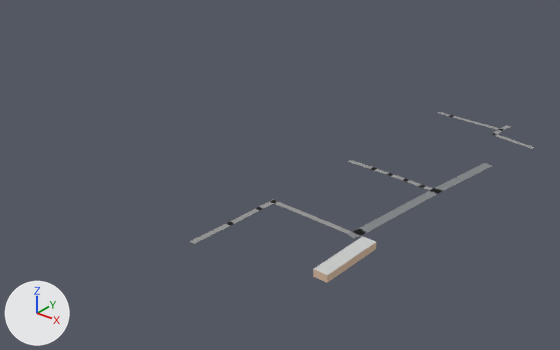
Two versions of the glTF model godot/shahar/bolak_-16_-2.glb, one commit apart.
One viewpoint serves both versions: a camera (50 mm lens) standing at (699.0, -830.0, 348.0) and looking at (215.0, -225.0, -27.0). Arrows for +X, +Y and +Z are at lower left; the lights stay in place. The older version comes first. Objects named as collision shapes, trigger or cutter boxes, shadow casters or lower levels of detail are left out.

In view in the first picture: 'Devor_Gisht-col', 'Tom_Shifer', 'Yol_Asfalt', 'Yol_Mahalla'.
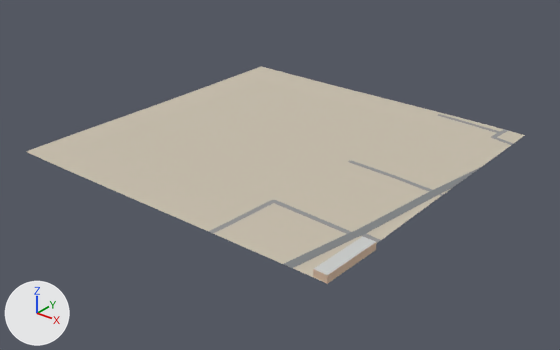
The newer file is also turned or shifted as a whole; pictures and numbers use the older file's frame.

Location of each change, [x1, y1, x2, y2] in pixels of the pictures (560 x 350 px):
'Yer_Tuproq-col', added
    after: [26, 66, 525, 282]
'Yol_Asfalt-col', added
    after: [284, 167, 481, 268]
'Yol_Mahalla', deleted
    before: [189, 112, 534, 244]
'Yol_Mahalla-col', added
    after: [209, 114, 513, 243]
'Yol_Asfalt', deleted
    before: [347, 163, 492, 238]

The change, as a list of edits to the scene's bpy script:
```text
Add mat_yer_tuproq:
    mat_yer_tuproq = principled_material('Yer_Tuproq')
    mat_yer_tuproq.base_color = (0.58, 0.522, 0.42)  # light grey #c8bfad
    mat_yer_tuproq.roughness = 1.0
Add me_yol_mahalla_1:
    me_yol_mahalla_1.from_pydata(...)  # 159 vertices, 160 faces; spans x 273.0..400.0, y -400.0..0.0, z -17.0..-13.0
    me_yol_mahalla_1.materials.append(mat_yol_mahalla)  # grey #949494
Add me_yol_asfalt_1:
    me_yol_asfalt_1.from_pydata(...)  # 75 vertices, 76 faces; spans x 358.0..400.0, y -400.0..-114.0, z -16.0..-13.0
    me_yol_asfalt_1.materials.append(mat_yol_asfalt)  # grey #818486
Add me_yer_tuproq:
    me_yer_tuproq.from_pydata(...)  # 441 vertices, 800 faces; spans x 0.0..400.0, y -400.0..0.0, z -18.0..-11.0
    me_yer_tuproq.materials.append(mat_yer_tuproq)  # light grey #c8bfad
Remove ob_yol_asfalt:
    ob_yol_asfalt = bpy.data.objects.new('Yol_Asfalt', me_yol_asfalt)
    ob_yol_asfalt.location = (0.0, 0.0, 0.0)
Remove ob_yol_mahalla:
    ob_yol_mahalla = bpy.data.objects.new('Yol_Mahalla', me_yol_mahalla)
    ob_yol_mahalla.location = (0.0, 0.0, 0.0)
Add ob_yol_mahalla_col:
    ob_yol_mahalla_col = bpy.data.objects.new('Yol_Mahalla-col', me_yol_mahalla_1)
    ob_yol_mahalla_col.location = (0.0, 0.0, 13.4)
Add ob_yol_asfalt_col:
    ob_yol_asfalt_col = bpy.data.objects.new('Yol_Asfalt-col', me_yol_asfalt_1)
    ob_yol_asfalt_col.location = (0.0, 0.0, 13.4)
Add ob_yer_tuproq_col:
    ob_yer_tuproq_col = bpy.data.objects.new('Yer_Tuproq-col', me_yer_tuproq)
    ob_yer_tuproq_col.location = (0.0, 0.0, 13.4)
```
